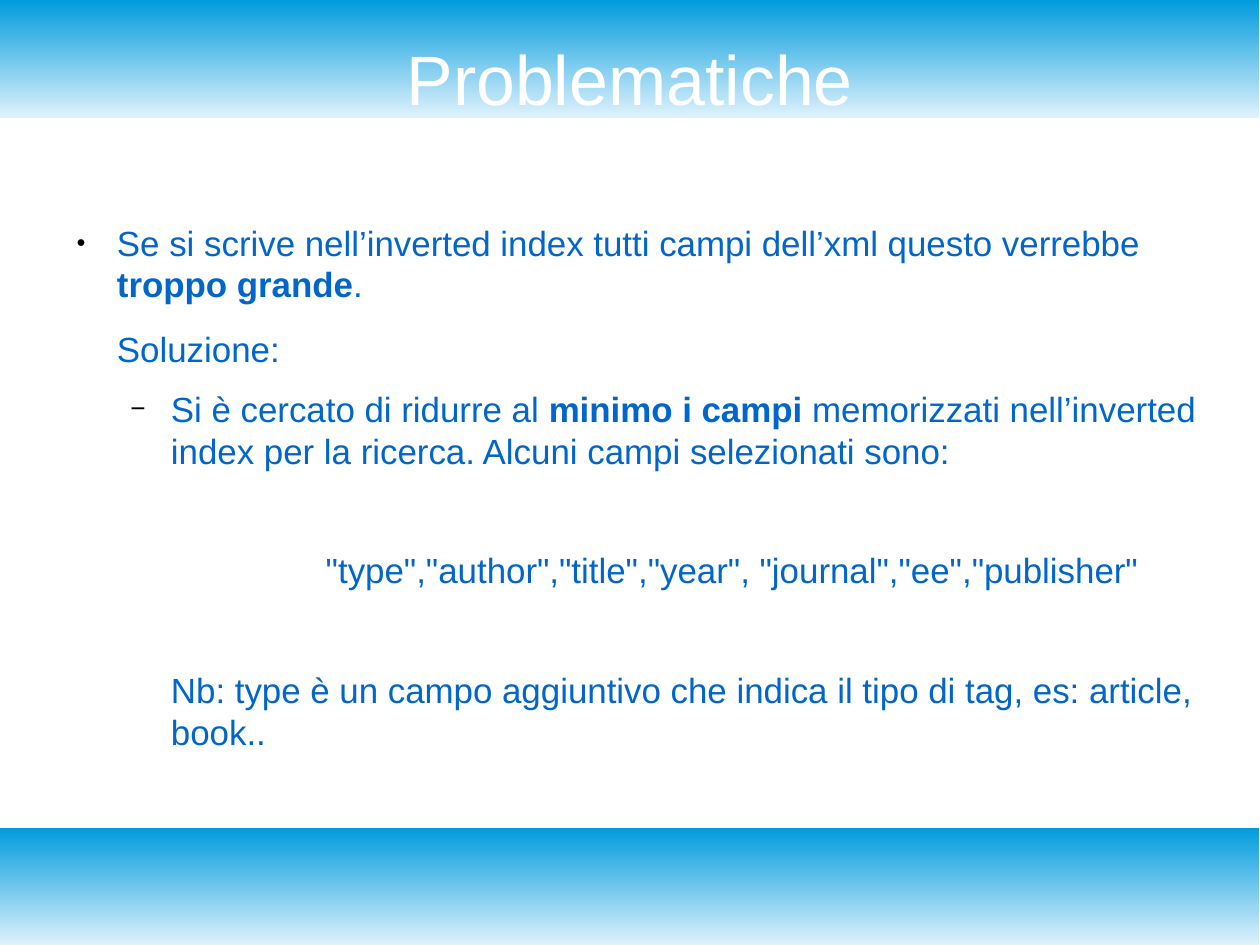
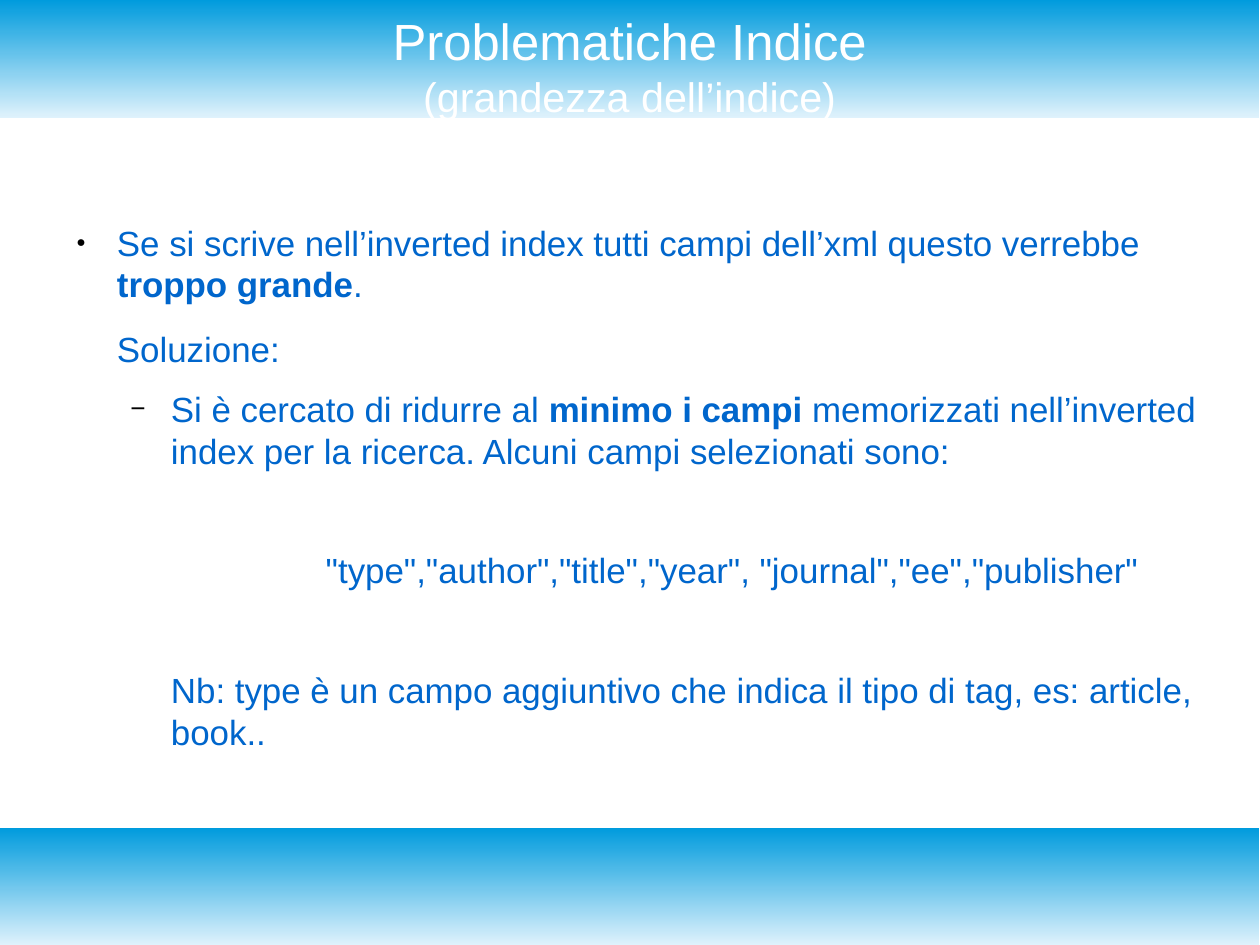
Before and after one commit to enrico404/SearchEngineForDblp, a slide deck: slide 13 of DocDblpSearchEngine.odp. Drawn at 1260x945 pixels with LibreOffice and Linux fonts; fonts in the diff are those of the drawing. Boxes give left, top, right and bottom in pixels: in the first picture for what was removed or moved away, otherwise in the second. Text is boxed around its words. In the diff, an @@ line names an element or a change of style, - is before the commit and + after.

```diff
--- a/DocDblpSearchEngine.odp
+++ b/DocDblpSearchEngine.odp
@@ title at <box>393,20,866,120</box>: text changed; size 44 to 26 pt @@
-Problematiche
+Problematiche Indice
+(grandezza dell’indice)
```
Also in this commit, not shown: 12 other slides changed, 1 slide added, 1 other file.
